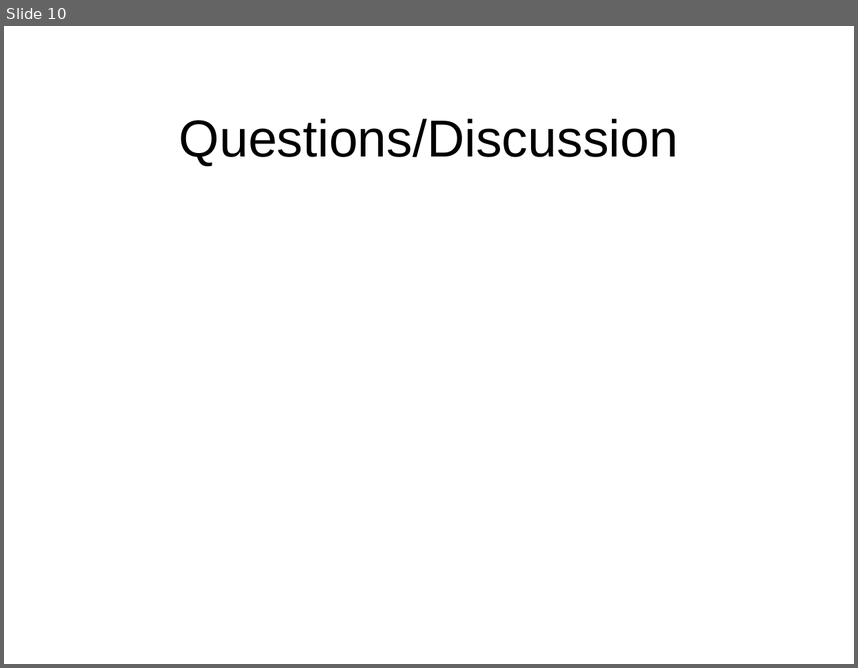
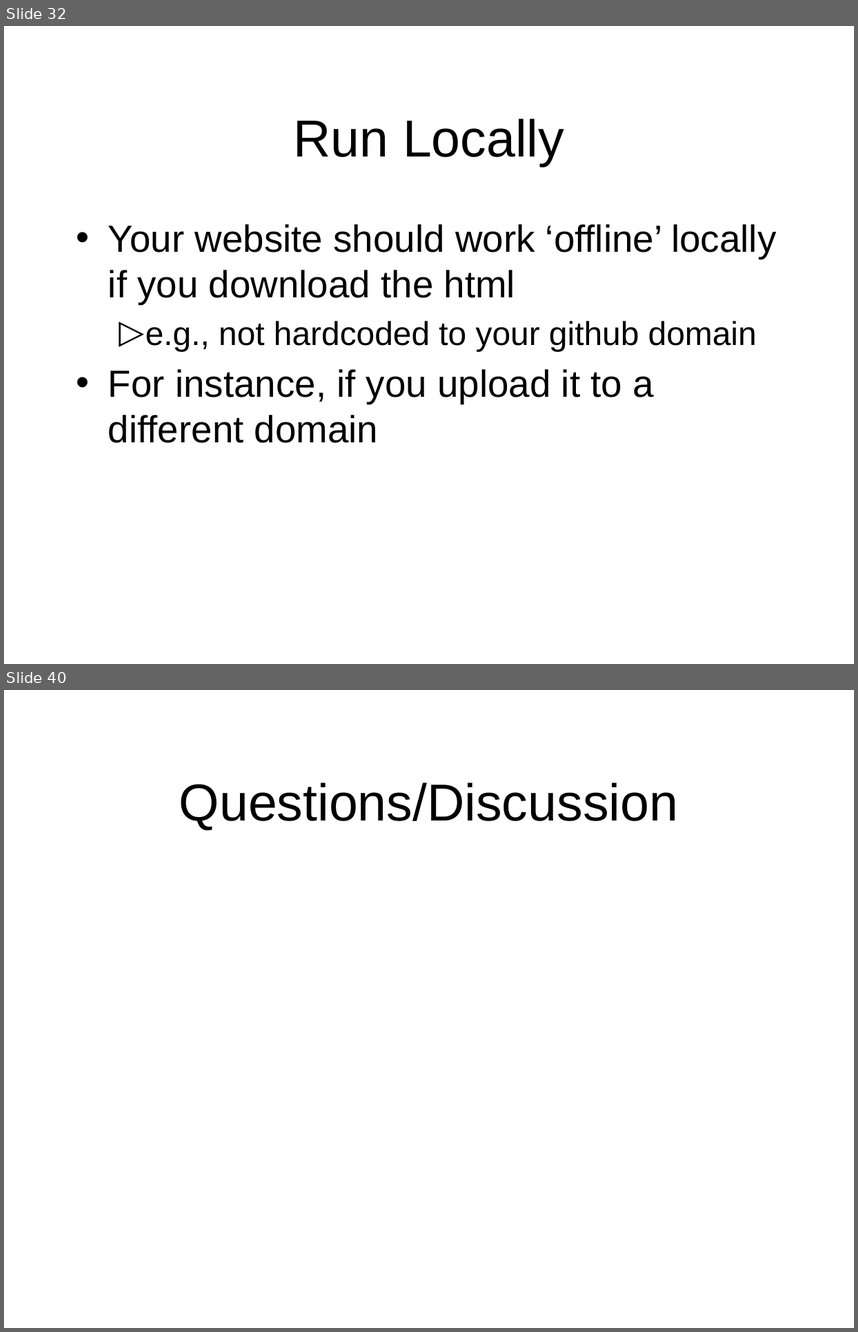
Before and after one commit to octaviordz/zjnu2017.github.io, a slide deck: WAD/lectures/120--Javascript.Events.pptx. Shown one above the other, each under a label of ours: slide 10 before the commit, slides 32 and 40 after it; the slides between them are not shown. The pictures are 858x668 and 858x1332 pixels, drawn with LibreOffice and Linux fonts; fonts in the diff are those of the drawing. Boxes give left, top, right and bottom in pixels: in the first picture for what was removed or moved away, otherwise in the second. Text is boxed around its words. In the diff, an @@ line names an element or a change of style, - is before the commit and + after.

```diff
--- a/WAD/lectures/120--Javascript.Events.pptx
+++ b/WAD/lectures/120--Javascript.Events.pptx
@@ slide 32 added at [4, 26, 854, 664], background #FFFFFF @@
@@ title added at [293, 118, 564, 166], 44 pt, text #000000 @@
+Run Locally
@@ text added at [108, 224, 776, 443], 32 pt, text #000000 @@
+• Your website should work ‘offline’ locally if you download the html
+  ▷ e.g., not hardcoded to your github domain
+• For instance, if you upload it to a different domain
@@ what was slide 10 is now slide 40 @@
```
Also in this commit, not shown: 5 slides changed, 29 other slides added, 2 other files.
